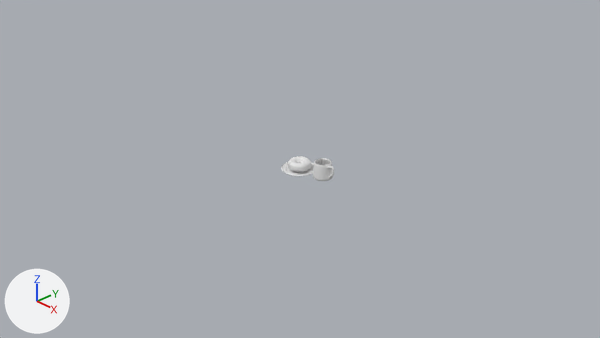
One commit to the Blender file Donuts.blend: the scene before it, then after it.
Both versions are drawn from the file's camera 'Camera'. Every picture has the same lights, and +X, +Y and +Z are marked at lower left. The picture after the commit comes second.

Objects in the first picture: 'MUG', 'icing', 'plate'.
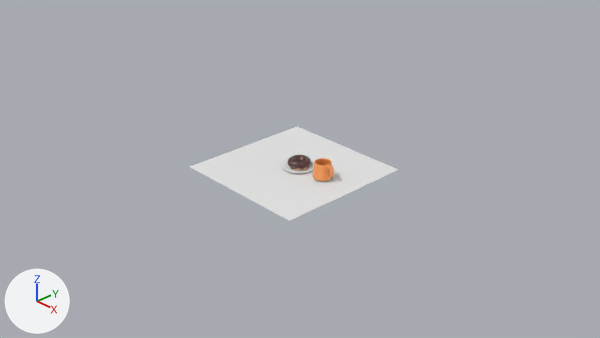
Changed parts and their boxes (x1, y1, x2, y2) in the pictures (600 x 338 px):
'Plane', added
    after: (190, 126, 399, 221)
'MUG', recoloured (white to orange)
    both: (313, 158, 334, 181)
'icing', moved, recoloured
    before: (288, 156, 311, 171)
    after: (287, 155, 311, 169)
'plate', moved
    before: (281, 162, 314, 176)
    after: (281, 159, 315, 173)

The change, as a diff of the scene's bpy script:
```diff
--- a/Donuts.blend.py
+++ b/Donuts.blend.py
@@ mat_material_001 @@
+mat_material_001 = principled_material('Material.001')
+mat_material_001.base_color = (0.063, 0.0242, 0.0225)  # brown #472b29
+mat_material_001.roughness = 0.328
+mat_material_001.subsurface_weight = 1.0
+mat_material_001.subsurface_radius = (1.0, 1.0, 1.0)
+mat_material_001.subsurface_scale = 0.13
@@ mat_material_003 @@
+mat_material_003 = principled_material('Material.003')
+mat_material_003.base_color = (1.0, 0.354, 0.103)  # orange #ffa15a
+mat_material_003.roughness = 0.216
@@ me_cylinder @@
 me_cylinder.from_pydata(...)  # 5189 vertices, 5264 faces; spans x -0.135..0.202, y -0.136..0.136, z -0.126..0.117
+me_cylinder.materials.append(mat_material_003)  # orange #ffa15a
@@ me_plane @@
+me_plane.from_pydata([(-1.0, -1.0, 0.0), (1.0, -1.0, 0.0), (-1.0, 1.0, 0.0), (1.0, 1.0, 0.0)], [], [(0, 1, 3, 2)])
@@ ob_icing @@
 ob_icing = bpy.data.objects.new('icing', me_torus_002)
-ob_icing.location = (0.0, 0.0, 0.0)
-ob_icing.material_slots[0].link = 'OBJECT'; ob_icing.material_slots[0].material = None
+ob_icing.location = (0.0, 0.0, 0.024)
+ob_icing.material_slots[0].link = 'OBJECT'; ob_icing.material_slots[0].material = mat_material_001  # brown #472b29
 _m = ob_icing.modifiers.new('Lattice', 'LATTICE')
@@ ob_plate @@
 ob_plate = bpy.data.objects.new('plate', me_circle)
-ob_plate.location = (0.0, -0.007, -0.078)
+ob_plate.location = (0.0, -0.007, -0.037)
 _m = ob_plate.modifiers.new('Subdivision', 'SUBSURF')
@@ ob_plane @@
+ob_plane = bpy.data.objects.new('Plane', me_plane)
+ob_plane.location = (-0.017, -0.087, -0.033)
```
